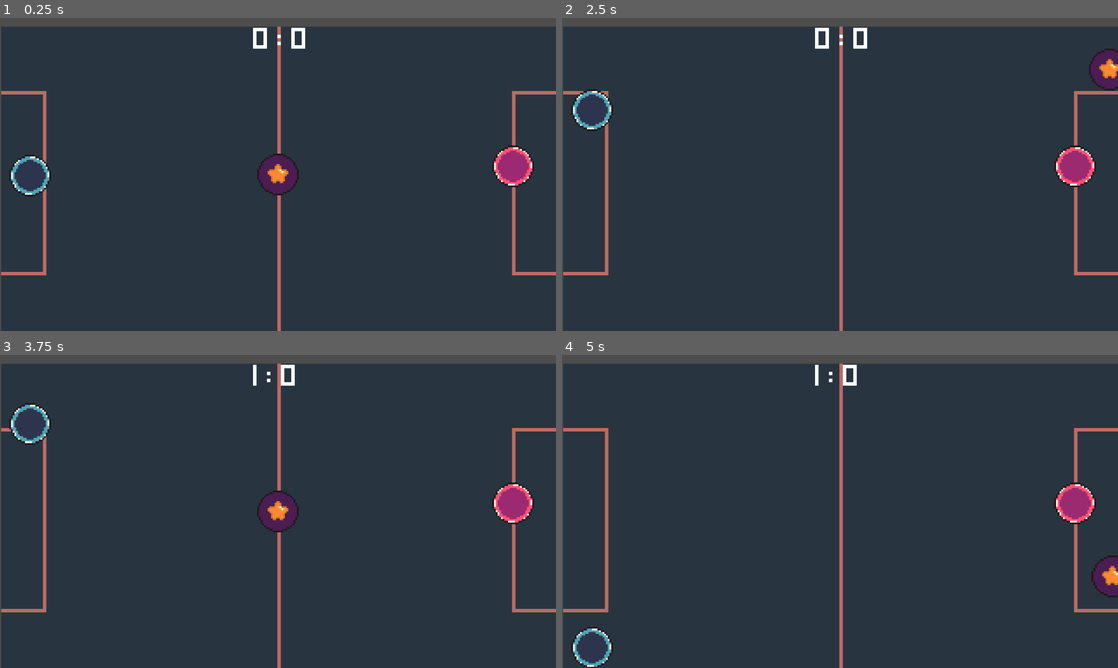
Above: before the commit, frames 1-4 (two rows, left to right).
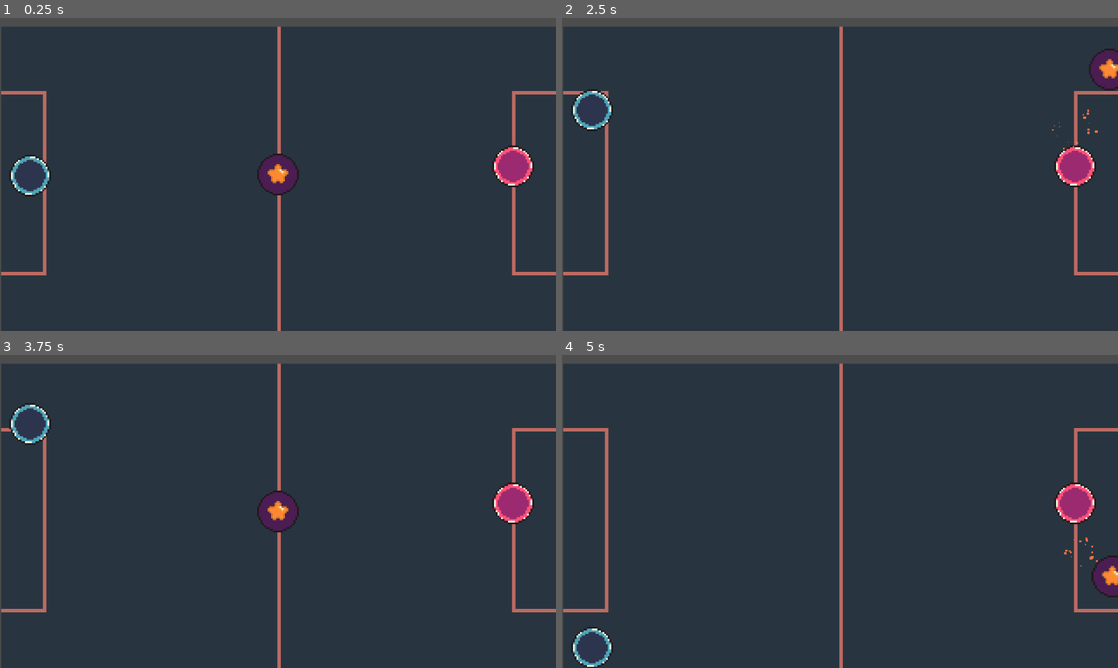
Above: after the commit, the same moments.

Repository: amandalbrito/Jogo---Pong
Game: Godot game, scene res://scenes/main.tscn
The game is run twice, just before and just after one commit, with the same random seed, the same clock (stepped at 60 frames per second) and the same inputs.
Inputs:
- Up to frame 1 (0.25 s): no input
- Up to frame 2 (2.5 s): tap Enter at 0.5 s; hold W 0.53-1.28 s; hold S 1.28-2.03 s; hold W from 2.03 s (still down)
- Up to frame 3 (3.75 s): tap Space at 3.5 s; release W at 3.53 s; hold S from 3.53 s (still down)
- Up to frame 4 (5 s): keep holding S

The runs differ from the first frame. In frame 1, 0.2% of the frame differs, in the area x 45-55%, y 3-10%; in frame 2, 0.3%, in the area x 45-97%, y 3-42%; in frame 3, 0.2%; in frame 4, 0.2%.

Commit message:
Inserção de brilhos

Diff:
--- a/ADS5NB/ter-noite-pong-ads-5nb/scenes/main.tscn
+++ b/ADS5NB/ter-noite-pong-ads-5nb/scenes/main.tscn
@@ -45,6 +45,7 @@
 
 [node name="Player2" type="StaticBody2D" parent="." unique_id=468357081]
 position = Vector2(886, 256)
+collision_layer = 69
 script = ExtResource("1_0wfyh")
 up = 4194320
 down = 4194322
@@ -83,6 +84,7 @@
 shape = SubResource("RectangleShape2D_jyhfs")
 
 [node name="Score" type="Label" parent="." unique_id=1209634558]
+visible = false
 offset_left = 437.0
 offset_top = -13.0
 offset_right = 533.0
--- a/ADS5NB/ter-noite-pong-ads-5nb/scripts/ball.gd
+++ b/ADS5NB/ter-noite-pong-ads-5nb/scripts/ball.gd
@@ -8,34 +8,31 @@
 
 
 func _ready() -> void:
+	continuous_cd = RigidBody2D.CCD_MODE_CAST_SHAPE
+	contact_monitor = true
+	max_contacts_reported = 8
+	body_entered.connect(_on_body_entered)
 
 	Reset()
-
-	pass
-
 
 
 func _physics_process(delta: float) -> void:
 	Score()
-
-	pass
+	_prevent_obstacle_tunneling(delta)
 
 
 func Reset():
 	global_position = get_viewport_rect().size /2
+	linear_velocity = Vector2.ZERO
 	freeze = true
 
 	await get_tree().create_timer(1.5).timeout
 
 	freeze = false
-	apply_central_impulse( Vector2( dir.pick_random() * speed , dir.pick_random() * speed ))
-
-
-	pass
+	apply_central_impulse(Vector2(dir.pick_random() * speed, dir.pick_random() * speed))
 
 
 func Score():
-
 	if global_position.x >= get_viewport_rect().size.x:
 		Reset()
 		score_p1 += 1
@@ -44,4 +41,48 @@
 		score_p2 += 1
 	$"../Score".text = str(score_p1) + " : " + str(score_p2)
 
-	pass
+
+func _prevent_obstacle_tunneling(delta: float) -> void:
+	if freeze or linear_velocity.length_squared() == 0.0:
+		return
+
+	var next_position := global_position + linear_velocity * delta
+	var query := PhysicsRayQueryParameters2D.create(global_position, next_position)
+	query.exclude = [self]
+
+	var hit := get_world_2d().direct_space_state.intersect_ray(query)
+	if hit.is_empty():
+		return
+
+	var collider = hit.get("collider")
+	if collider and collider is StaticBody2D and collider.name == "Obstacle":
+		linear_velocity = linear_velocity.bounce(hit.normal)
+		global_position = hit.position + hit.normal * 2.0
+
+
+func _on_body_entered(body: Node) -> void:
+	if body.name == "Player" or body.name == "Player2":
+		_spawn_sparkles()
+
+
+func _spawn_sparkles() -> void:
+	var sparkles := CPUParticles2D.new()
+	sparkles.one_shot = true
+	sparkles.emitting = false
+	sparkles.amount = 18
+	sparkles.lifetime = 0.5
+	sparkles.explosiveness = 1.0
+	sparkles.randomness = 0.5
+	sparkles.direction = Vector2.ZERO
+	sparkles.spread = 180.0
+	sparkles.initial_velocity_min = 120.0
+	sparkles.initial_velocity_max = 220.0
+	sparkles.scale_amount_min = 1.0
+	sparkles.scale_amount_max = 5.0
+	sparkles.color = Color(1.0, 0.454, 0.272, 1.0)
+	sparkles.global_position = global_position
+	get_tree().current_scene.add_child(sparkles)
+	sparkles.emitting = true
+
+	await get_tree().create_timer(0.5).timeout
+	sparkles.queue_free()
Empty file added: ADS5NB/ter-noite-pong-ads-5nb/scenes/cones.gd
Not shown, added: ADS5NB/ter-noite-pong-ads-5nb/scenes/cones.gd.uid
Empty file added: ADS5NB/ter-noite-pong-ads-5nb/scenes/obstacle.gd
Not shown, added: ADS5NB/ter-noite-pong-ads-5nb/scenes/obstacle.gd.uid
